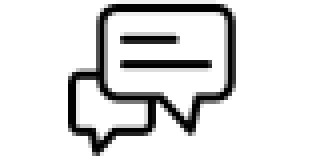
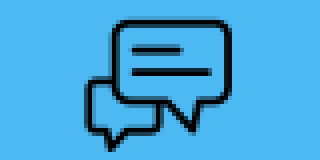
The second w=320, h=160 image is a revision of the first. Changes to its layers:
painted on "chat.svg" over [68, 0, 236, 156]
showed "ligne claire", painted on it, masked it over [0, 0, 320, 160]
